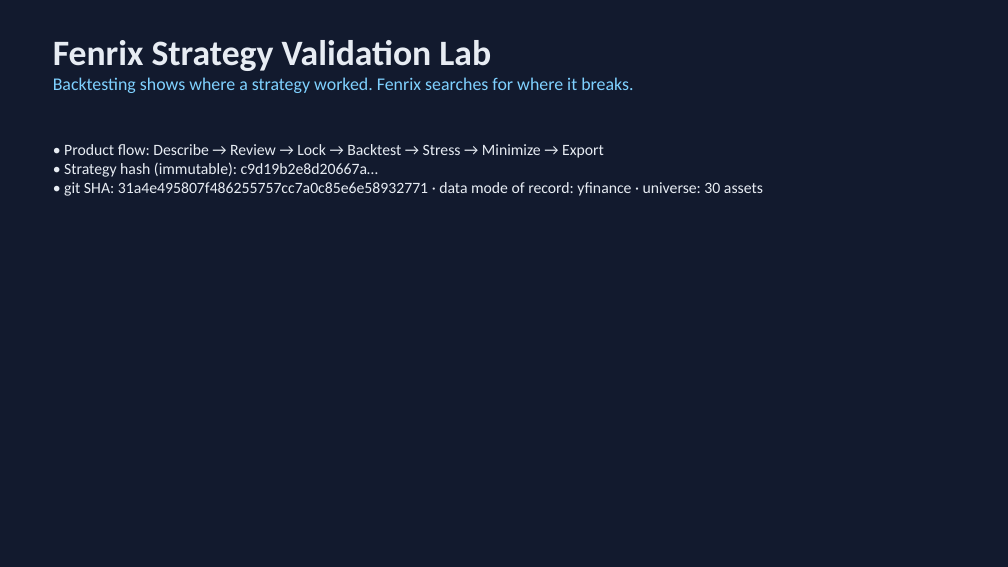
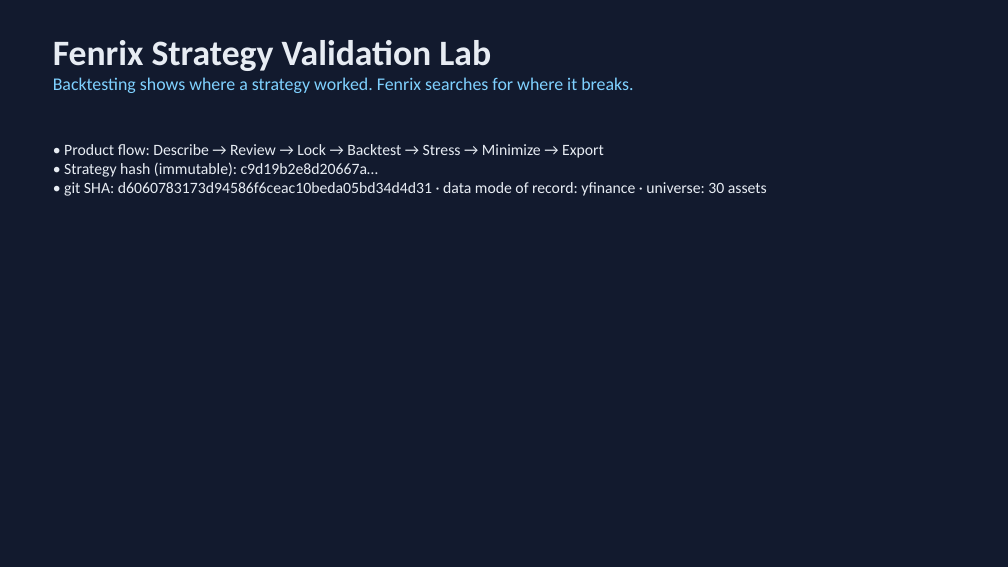
Before and after one commit to Scott-Switzer/market-fuzzer, a slide deck: slide 1 of app/static/pitch-deck/fenrix_deck.pptx. Drawn at 1008x567 pixels with LibreOffice and Linux fonts; fonts in the diff are those of the drawing. Boxes give left, top, right and bottom in pixels: in the first picture for what was removed or moved away, otherwise in the second. Text is boxed around its words. In the diff, an @@ line names an element or a change of style, - is before the commit and + after.

```diff
--- a/app/static/pitch-deck/fenrix_deck.pptx
+++ b/app/static/pitch-deck/fenrix_deck.pptx
@@ text at [64, 182, 767, 196]: text changed @@
-• git SHA: 31a4e495807f486255757cc7a0c85e6e58932771 · data mode of record: yfinance · universe: 30 assets
+• git SHA: d6060783173d94586f6ceac10beda05bd34d4d31 · data mode of record: yfinance · universe: 30 assets
```
Also in this commit, not shown: 3 other slides changed, 3 other files.
